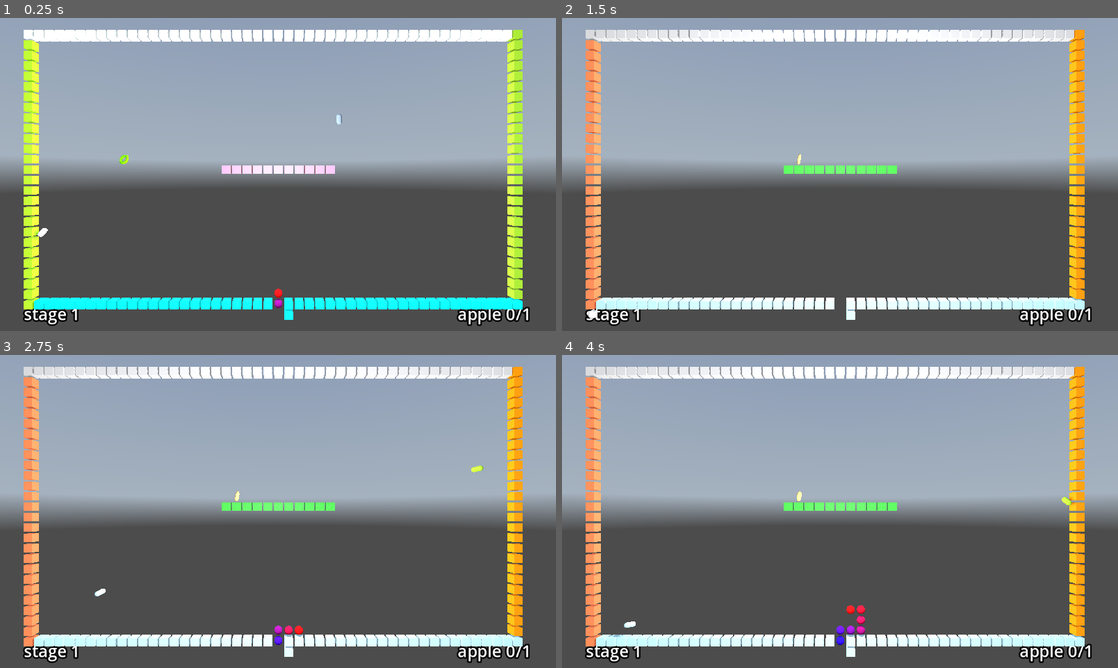
Above: before the commit, frames 1-4 (two rows, left to right).
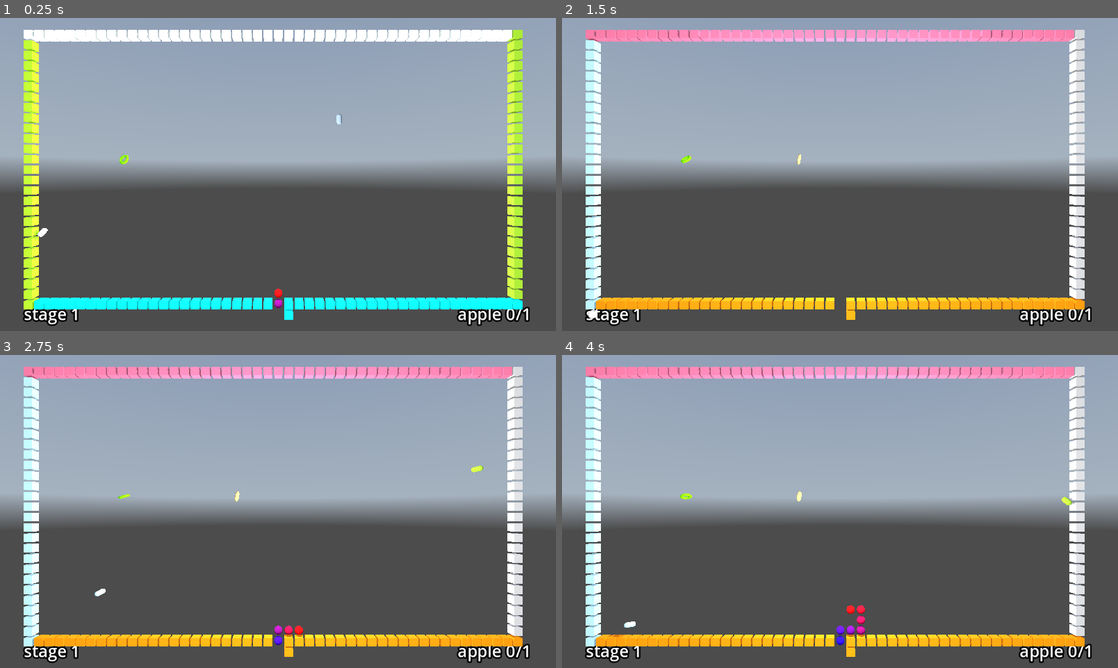
Above: after the commit, the same moments.

Repository: kasworld/gd4snakebyte3d
Game: Godot game, scene res://main.tscn
Two runs of this game, one before a commit and one after it. Both use one fixed random seed, a clock stepped at 60 frames per second and the inputs below. A sky picture missing from this copy of the repository is replaced by a grey-blue gradient.
Inputs (mouse positions are in pixels of both pictures, inside the frame that each line leads up to):
- Up to frame 1 (0.25 s): no input
- Up to frame 2 (1.5 s): tap Enter at 0.5 s; move the mouse to (962, 158) at 0.52 s; hold Right 0.53-1.28 s; click (962, 158) at 0.67 s; move the mouse to (728, 190) at 1.27 s; hold Down from 1.28 s (still down)
- Up to frame 3 (2.75 s): move the mouse to (333, 442) at 2.02 s; release Down at 2.03 s; hold Right from 2.03 s (still down)
- Up to frame 4 (4 s): move the mouse to (812, 574) at 2.77 s; release Right at 2.78 s; hold Up 2.78-3.53 s; click (812, 574) at 2.92 s; move the mouse to (1006, 558) at 3.52 s; hold Left from 3.53 s (still down)

The runs differ from the first frame. In frame 1, 0.5% of the frame differs, in the area x 39-61%, y 47-50%; in frame 2, 11%, in the area x 4-94%, y 3-97%; in frame 3, 11%; in frame 4, 11%.

Commit message:
fix new snake

Diff:
--- a/main.gd
+++ b/main.gd
@@ -7,7 +7,7 @@
 	$Camera3D.position = Vector3(centerx, centery, Settings.FieldHeight)
 	$Camera3D.look_at(Vector3(centerx, centery, 0))
 	$OmniLight3D.position = Vector3(centerx, centery, Settings.FieldHeight/4)
-	$Stage.init(1, Settings.StageWalls[1])
+	$Stage.init(1, Settings.StageWalls[0])
 	$Stage.connect("stage_cleared", stage_cleared)
 
 func stage_cleared() -> void:
--- a/stage.gd
+++ b/stage.gd
@@ -15,7 +15,6 @@
 var apple_scene = preload("res://apple.tscn")
 var field :PlacedThings
 var plum_list :Array
-var apple_list :Array
 var number :int
 var apple_make_count :int
 var apple_eat_count :int
@@ -41,17 +40,17 @@
 	for pl in plum_list:
 		pl.queue_free()
 	plum_list = []
-	apple_make_count -= apple_list.size()
-	for ap in apple_list:
-		ap.queue_free()
-	apple_list = []
+	apple_make_count = apple_eat_count
 	field = PlacedThings.new(Settings.FieldSize)
 	$Walls.init(field, wall_script)
 	field.set_at( Settings.StartPos, Start.new())
 	for i in Settings.PlumCount:
 		add_plum(i)
-	for i in 1:
-		add_apple()
+	if apple_eat_count >= apple_end_count:
+		$Walls.open_goalpos()
+	else:
+		for i in 1:
+			add_apple()
 	update_info_text	()
 	snake = snake_scene.instantiate()
 	add_child(snake)
@@ -97,7 +96,6 @@
 	apple_make_count +=1
 	var ap = apple_scene.instantiate().init(field, apple_make_count)
 	add_child(ap)
-	apple_list.append(ap)
 
 func process_frame() -> void:
 	for p in plum_list:
